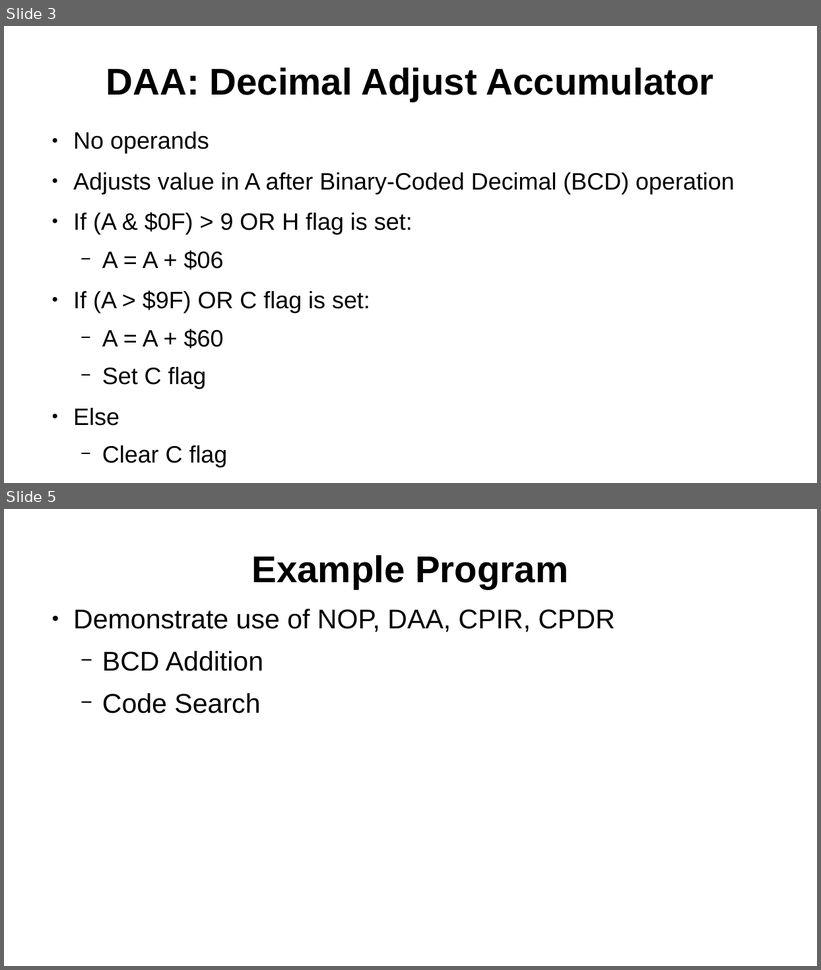
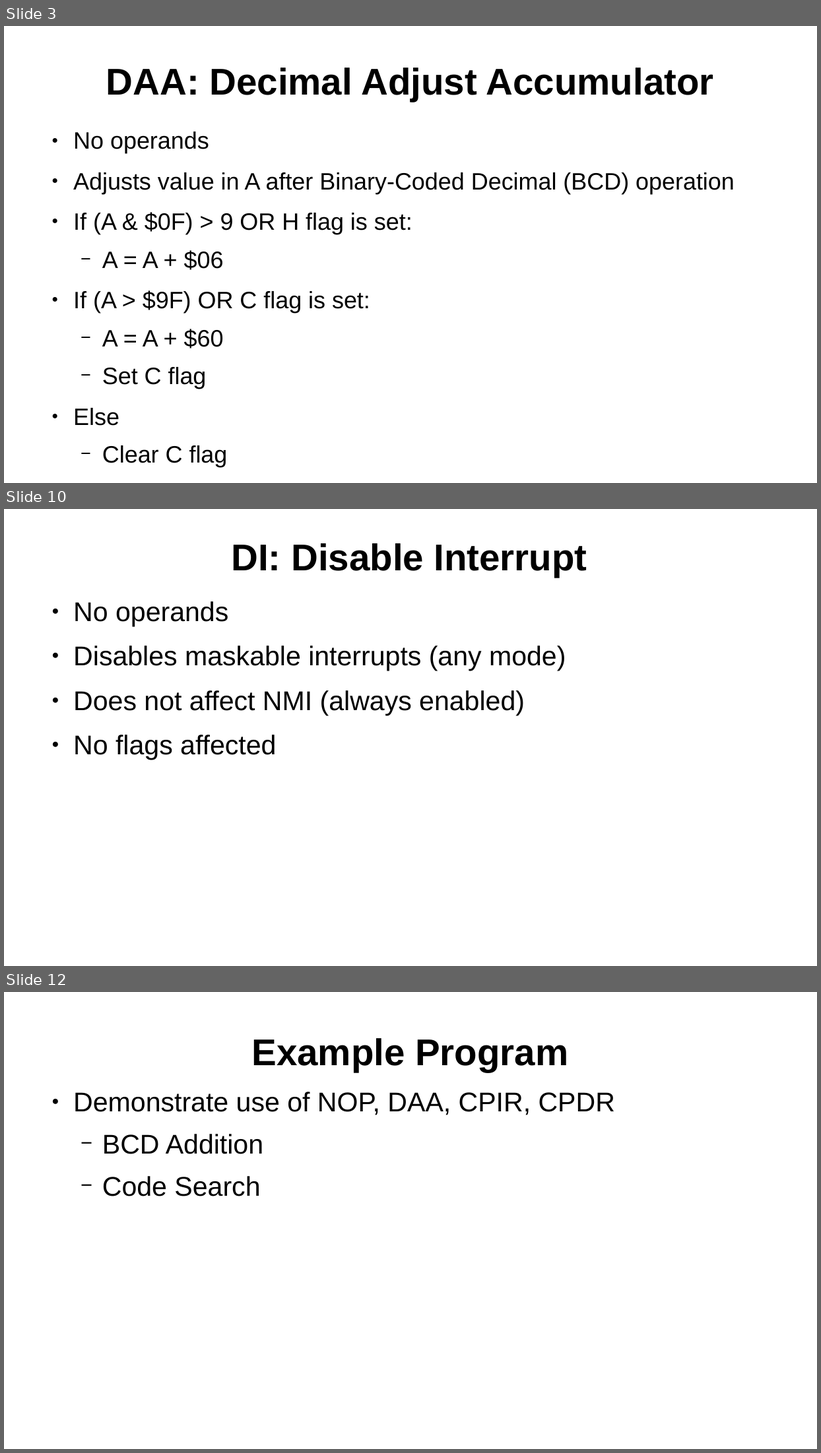
Before and after one commit to SlithyMatt/zxs-assembly-tutorial, a slide deck: Lesson9/Lesson9.odp. Shown one above the other, each under a label of ours: slides 3 and 5 before the commit, slides 3, 10 and 12 after it; the slides between them are not shown. The pictures are 821x970 and 821x1453 pixels, drawn with LibreOffice and Linux fonts; fonts in the diff are those of the drawing. Boxes give left, top, right and bottom in pixels: in the first picture for what was removed or moved away, otherwise in the second. Text is boxed around its words. In the diff, an @@ line names an element or a change of style, - is before the commit and + after.

```diff
--- a/Lesson9/Lesson9.odp
+++ b/Lesson9/Lesson9.odp
@@ slide 10 added at (4, 509, 817, 966), background #FFFFFF @@
@@ title added at (231, 543, 587, 578), 44 pt, text #000000, bold @@
+DI: Disable Interrupt
@@ text added at (73, 601, 566, 760), 32 pt, text #000000 @@
+● No operands
+● Disables maskable interrupts (any mode)
+● Does not affect NMI (always enabled)
+● No flags affected
@@ what was slide 5 is now slide 12 @@
```
Also in this commit, not shown: 1 slide changed, 6 other slides added.
